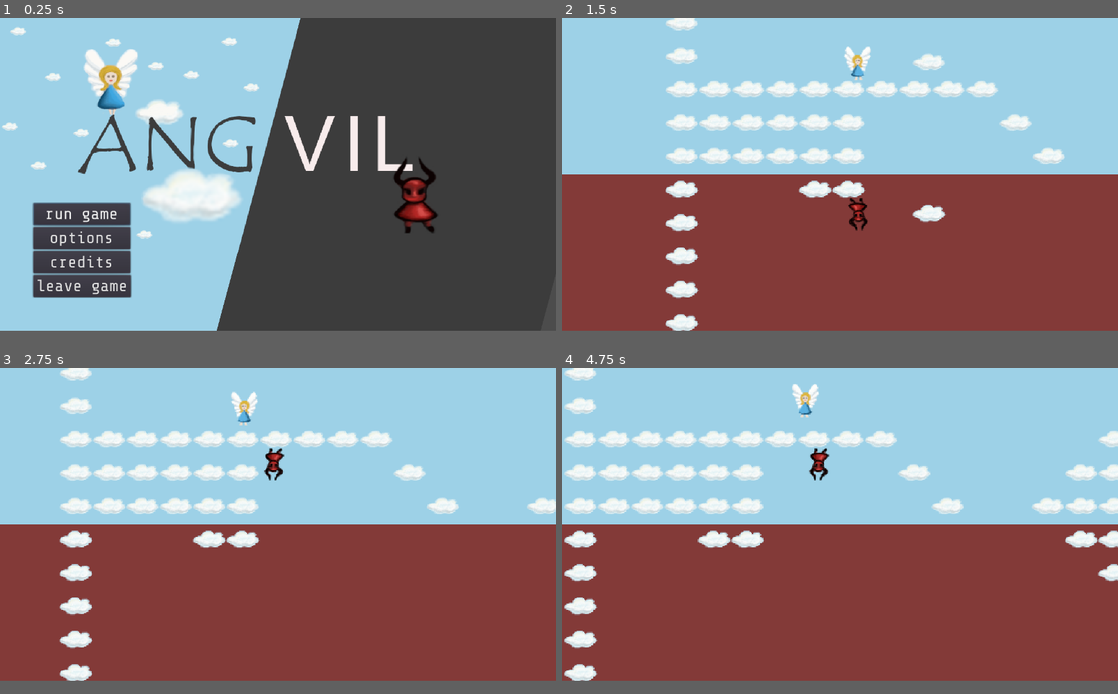
Above: before the commit, frames 1-4 (two rows, left to right).
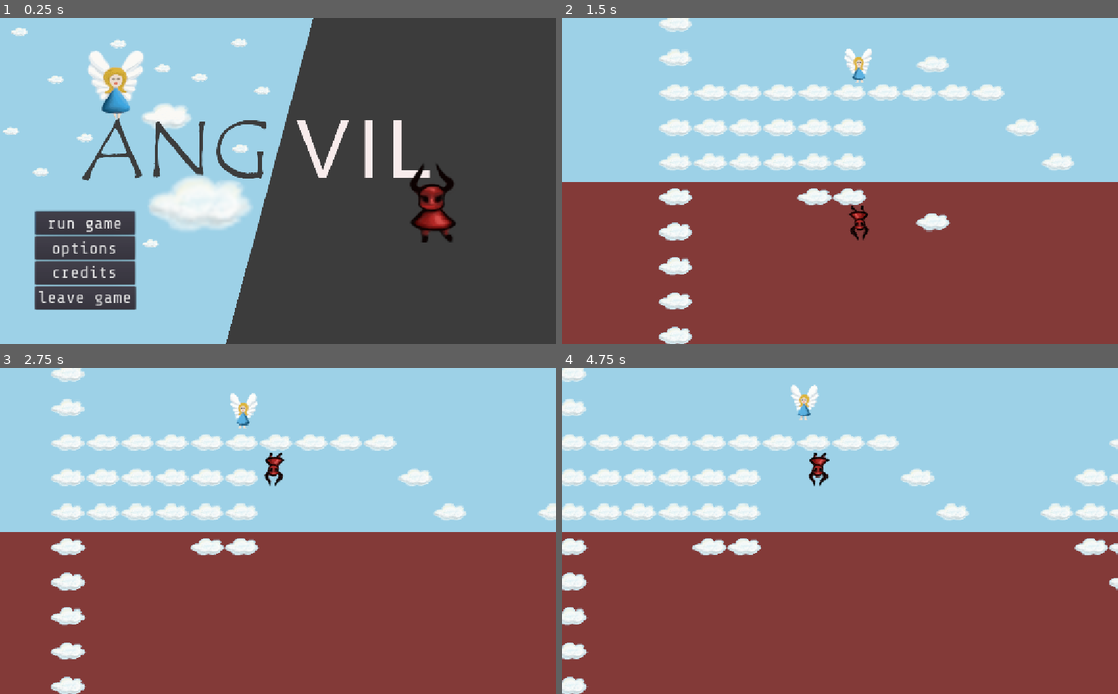
Above: after the commit, the same moments.

Repository: ang-vil/angvil
Game: Godot game, scene res://scenes/menu.tscn
The game is run twice, just before and just after one commit, with the same random seed, the same clock (stepped at 60 frames per second) and the same inputs.
Inputs:
- Up to frame 1 (0.25 s): no input
- Up to frame 2 (1.5 s): click "run game" at 0.5 s; tap Enter at 1.25 s; hold Right (key_right) from 1.28 s (still down); tap Space (shoot) at 1.35 s
- Up to frame 3 (2.75 s): release Right (key_right) at 2.03 s; hold Left (key_left) from 2.03 s (still down); tap Space (shoot) at 2.1 s
- Up to frame 4 (4.75 s): release Left (key_left) at 2.78 s; hold Right (key_right) 2.78-3.53 s; tap Space (shoot) at 2.85, 3.6, 4.35 s; hold Up (key_up) 3.53-4.28 s; hold Left (key_left) from 4.28 s (still down)
In our replay, the window is 800x450 before the commit and 800x469 after it. These sizes can differ from the game's own. Grey fills any space a smaller window leaves; there, only what the larger window draws over its background counts as a difference.

The runs differ from the first frame. In frame 1, 16% of the frame differs, in the area x 0-82%, y 0-100%; in frame 2, 11%; in frame 3, 11%; in frame 4, 13%.

Commit message:
make window resolution simple and reduce options

Diff:
--- a/scripts/menu.gd
+++ b/scripts/menu.gd
@@ -4,28 +4,41 @@
 # Declare member variables here. Examples:
 # var a = 2
 # var b = "text"
-var res_scale = [40, 60, 80, 100, 120, 160, 240, 320, 400, 480]
-
 
 # Called when the node enters the scene tree for the first time.
 func _ready():
 	$VBoxContainer/StartButton.grab_focus()
+
 	# hide exit button in Browser
 	if OS.get_name() == "HTML5":
 		$VBoxContainer/ExitButton.visible = false
+
 	# hide exit button on Nintento Switch
 	if OS.get_name() == "Switch":
 		$VBoxContainer/ExitButton.visible = false
+
 	# OptionButton Options
-	for k in res_scale.size():
-		var x = 16 * res_scale[k]
-		var y = 9 * res_scale[k]
-		var t = "%s x %s" % [x, y]
-		$OptionsPopupPanel/OptionsVBoxContainer/HBoxContainer/OptionButton.add_item(t, k)
-		$OptionsPopupPanel/OptionsVBoxContainer/HBoxContainer/OptionButton.set_item_metadata(k, Vector2(x, y))
-
-	$OptionsPopupPanel/OptionsVBoxContainer/HBoxContainer/OptionButton.select(2)
-	OS.set_window_size($OptionsPopupPanel/OptionsVBoxContainer/HBoxContainer/OptionButton.get_item_metadata(2))
+	var max_x_res = OS.get_screen_size().x
+	var max_y_res = OS.get_screen_size().y
+	$OptionsPopupPanel/OptionsVBoxContainer/HBoxContainer/OptionButton.add_item(String(max_x_res) + "x" + String(max_y_res), 0)
+	$OptionsPopupPanel/OptionsVBoxContainer/HBoxContainer/OptionButton.set_item_metadata(0, Vector2(max_x_res, max_y_res))
+	var new_x_res = round(max_x_res * 0.666666)
+	var new_y_res = round(max_y_res * 0.666666)
+	var res_text = String(new_x_res) + "x" + String(new_y_res)
+	$OptionsPopupPanel/OptionsVBoxContainer/HBoxContainer/OptionButton.add_item(res_text, 1)
+	$OptionsPopupPanel/OptionsVBoxContainer/HBoxContainer/OptionButton.set_item_metadata(1, Vector2(new_x_res, new_y_res))
+	new_x_res = round(new_x_res * 0.75)
+	new_y_res = round(new_y_res * 0.75)
+	res_text = String(new_x_res) + "x" + String(new_y_res)
+	$OptionsPopupPanel/OptionsVBoxContainer/HBoxContainer/OptionButton.add_item(res_text, 2)
+	$OptionsPopupPanel/OptionsVBoxContainer/HBoxContainer/OptionButton.set_item_metadata(2, Vector2(new_x_res, new_y_res))
+	new_x_res = round(new_x_res * 0.666666)
+	new_y_res = round(new_y_res * 0.666666)
+	res_text = String(new_x_res) + "x" + String(new_y_res)
+	$OptionsPopupPanel/OptionsVBoxContainer/HBoxContainer/OptionButton.add_item(res_text, 3)
+	$OptionsPopupPanel/OptionsVBoxContainer/HBoxContainer/OptionButton.set_item_metadata(3, Vector2(new_x_res, new_y_res))
+	$OptionsPopupPanel/OptionsVBoxContainer/HBoxContainer/OptionButton.select(1)
+	OS.set_window_size($OptionsPopupPanel/OptionsVBoxContainer/HBoxContainer/OptionButton.get_item_metadata(1))
 
 
 # Called every frame. 'delta' is the elapsed time since the previous frame.
